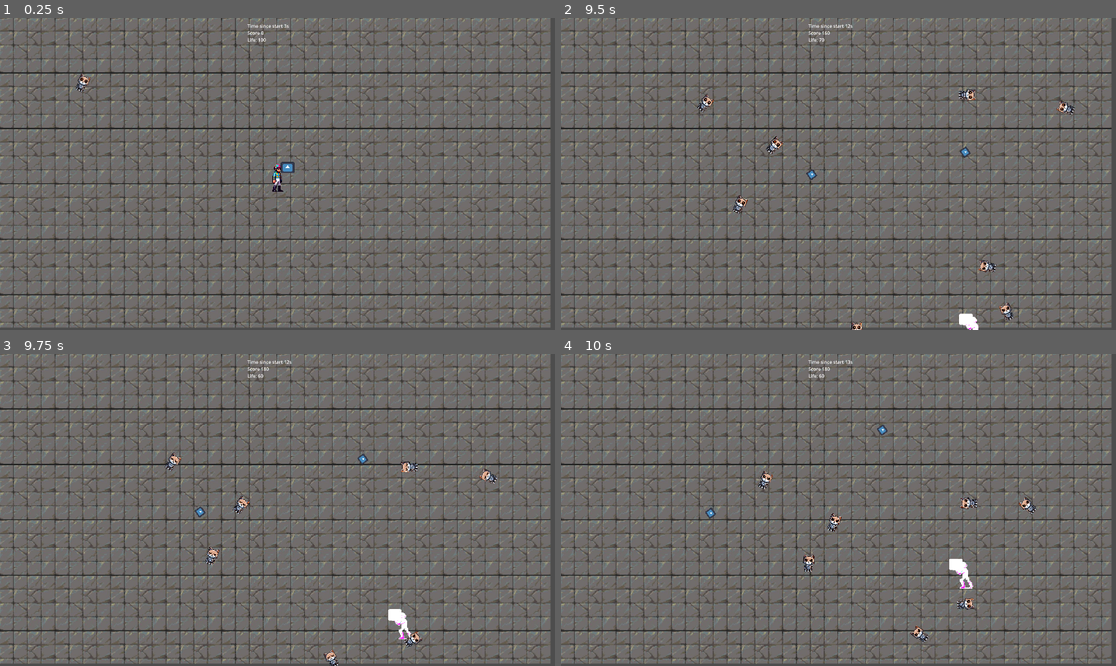
Above: before the commit, frames 1-4 (two rows, left to right).
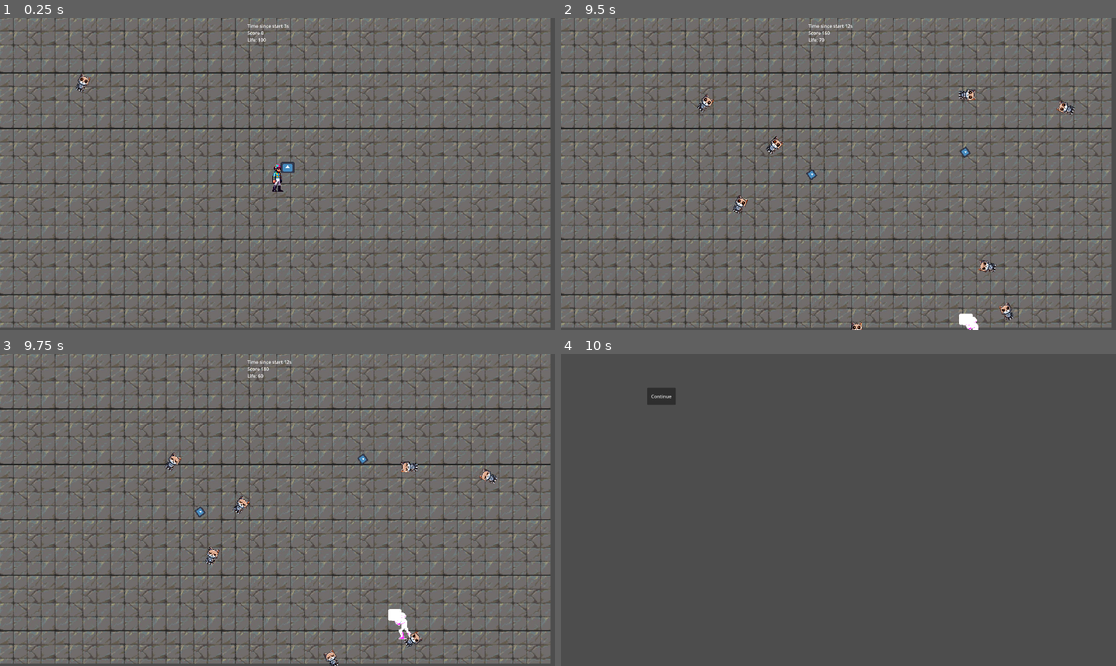
Above: after the commit, the same moments.

Repository: elVariable/gamejam
Game: Godot game, scene res://scenes/levels/main.tscn
Two runs of this game, one before a commit and one after it. Both use one fixed random seed, a clock stepped at 60 frames per second and the inputs below. The engine's default icon, where the game draws it, is replaced by a stand-in: a white triangle on a blue panel in a dark square.
Inputs:
- Up to frame 1 (0.25 s): no input
- Up to frame 2 (9.5 s): hold D (Right) 0.53-1.28 s; tap one key every 0.75 s from 0.6 s: U (Fire0) I (Fire1) O (Fire2) P (Fire3) U (Fire0) I (Fire1) O (Fire2) P (Fire3) U (Fire0) I (Fire1) O (Fire2) P (Fire3); hold S (Down) 1.28-2.03 s; hold D (Right) 2.03-2.78 s; hold W (Up) 2.78-3.53 s; hold A (Left) 3.53-5.03 s; hold S (Down) 5.03-5.78 s; hold D (Right) 5.78-6.53 s; hold W (Up) 6.53-7.28 s; hold D (Right) 7.28-8.03 s; hold S (Down) 8.03-8.78 s; hold A (Left) from 8.78 s (still down)
- Up to frame 3 (9.75 s): release A (Left) at 9.53 s; hold W (Up) from 9.53 s (still down); tap U (Fire0) at 9.6 s
- Up to frame 4 (10 s): keep holding W (Up)

Frames 1-3 are identical in both runs. In frame 4, 81% of the frame differs, in the area x 0-100%, y 0-100%.

Commit message:
add waves and intermediate interface

Diff:
--- a/scenes/levels/intermediate.tscn
+++ b/scenes/levels/intermediate.tscn
@@ -3,4 +3,15 @@
 [ext_resource type="Script" path="res://scripts/intermediate.gd" id="1_pmi4j"]
 
 [node name="Intermediate" type="Node2D"]
+process_mode = 2
+visible = false
 script = ExtResource("1_pmi4j")
+
+[node name="Continue" type="Button" parent="."]
+offset_left = 298.0
+offset_top = 117.0
+offset_right = 397.0
+offset_bottom = 176.0
+text = "Continue"
+
+[connection signal="pressed" from="Continue" to="." method="_on_continue_pressed"]
--- a/scripts/intermediate.gd
+++ b/scripts/intermediate.gd
@@ -8,4 +8,10 @@
 
 # Called every frame. 'delta' is the elapsed time since the previous frame.
 func _process(delta):
-    pass
+    if Input.is_action_just_pressed("Exit"):
+        get_tree().quit()
+
+func _on_continue_pressed():
+    hide()
+    get_node("/root/level").show()
+    get_tree().paused = false
--- a/scripts/main.gd
+++ b/scripts/main.gd
@@ -10,16 +10,24 @@
 var last_enemy_dificulty_increase_timer = 0
 var next_enemy_dificulty_increase = 5
 
-var wave_duration = 30 # seconds
+var wave_duration = 10 # seconds
+var current_wave_duration = 0
+
+var intermediate_scene = load("res://scenes/levels/intermediate.tscn")
 
 # Called when the node enters the scene tree for the first time.
 func _ready():
+    get_tree().root.add_child.call_deferred(intermediate_scene.instantiate())
     pass
 
 # Called every frame. 'delta' is the elapsed time since the previous frame.
 func _process(delta):
     update_enemy_difficulty(delta)
     enemy_spawner(delta)
+
+    current_wave_duration += delta
+    if current_wave_duration > wave_duration:
+        end_wave()
 
 func update_enemy_difficulty(delta):
     if last_enemy_dificulty_increase_timer > next_enemy_dificulty_increase:
@@ -53,8 +61,16 @@
             new_pos = Vector2(randi() % int(res.end.x), randi() % int(res.end.y))
 
 func end_wave():
-    # load intermediate
-    # pause game
-    # clear enemies
-    # set start difficulty
-    pass
+    get_tree().paused = true
+    get_node("/root/Intermediate").show()
+    hide()
+
+    current_start_difficulty += 1
+    current_wave_duration = 0
+    current_difficulty = 3 * current_start_difficulty
+
+    # clear all enemies
+    for enemy in get_tree().get_nodes_in_group("Enemies"):
+        enemy.queue_free()
+    for bullet in get_tree().get_nodes_in_group("Bullets"):
+        bullet.queue_free()
